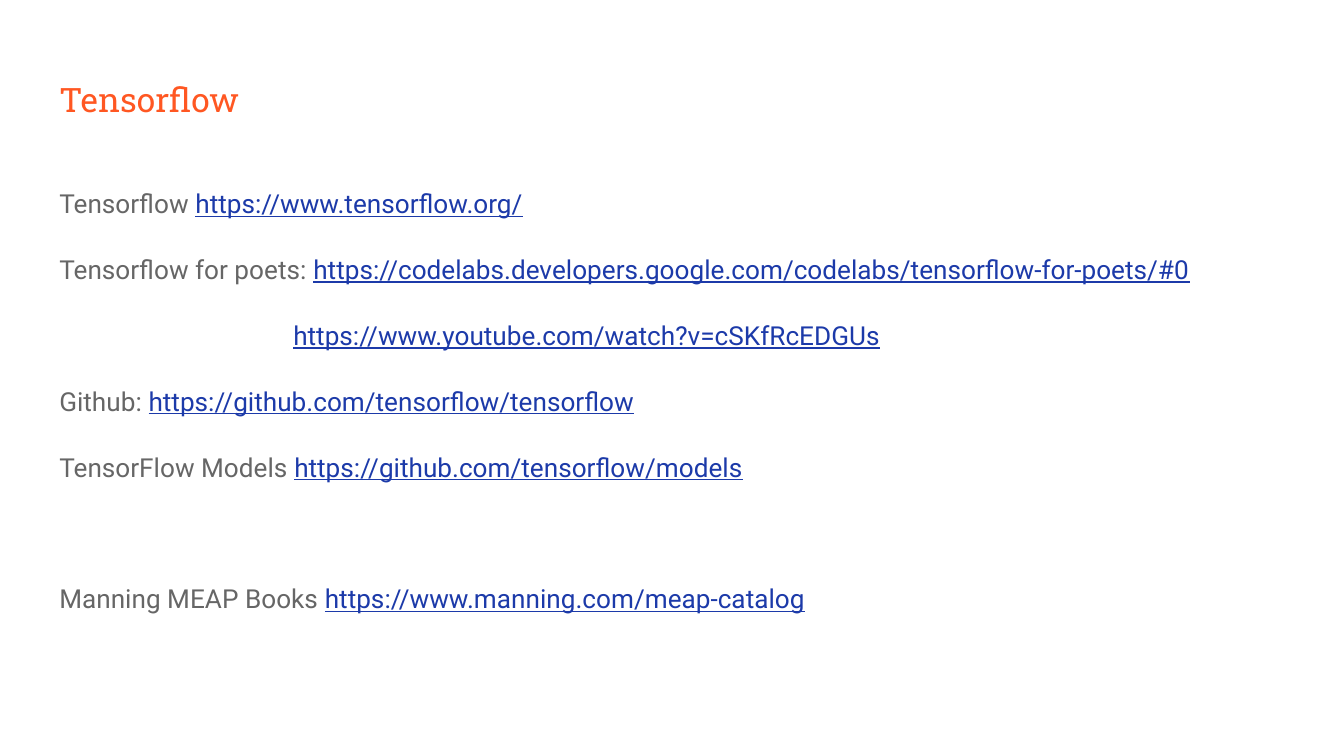
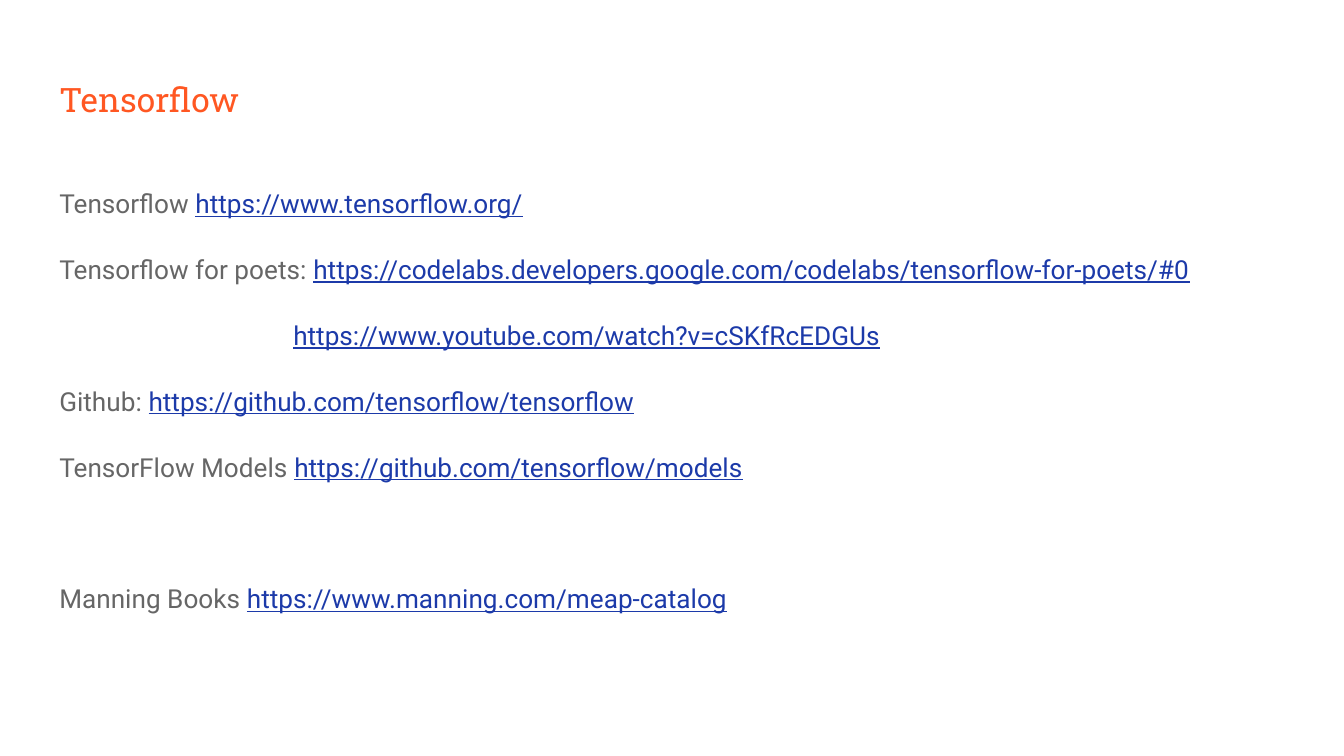
Before and after one commit to timestocome/DeepLearning-Talks, a slide deck: slide 42 of NeuralNets (under the hood)/Neural Network Math.pptx. Drawn at 1344x756 pixels with LibreOffice and Linux fonts; fonts in the diff are those of the drawing. Boxes give left, top, right and bottom in pixels: in the first picture for what was removed or moved away, otherwise in the second. Text is boxed around its words. In the diff, an @@ line names an element or a change of style, - is before the commit and + after.

```diff
--- a/NeuralNets (under the hood)/Neural Network Math.pptx
+++ b/NeuralNets (under the hood)/Neural Network Math.pptx
@@ text at [59, 588, 727, 614]: text changed @@
-Manning MEAP Books https://www.manning.com/meap-catalog
+Manning Books https://www.manning.com/meap-catalog
```
Also in this commit, not shown: 15 other slides changed, 1 other file.
